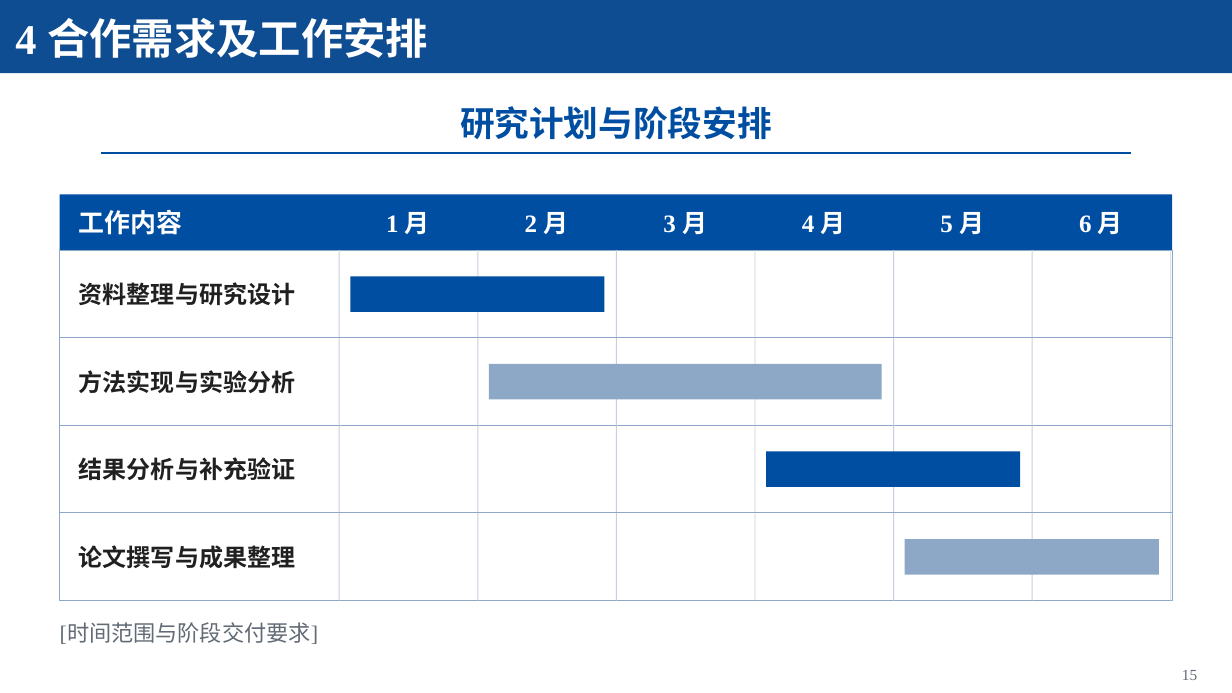
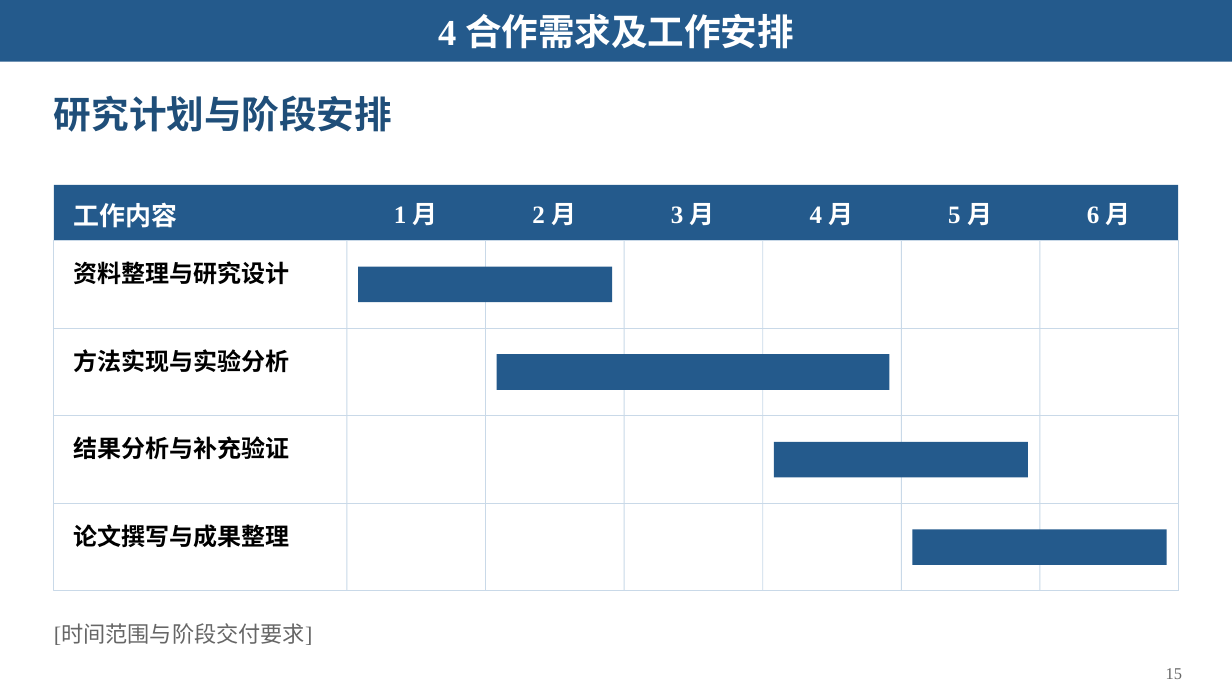
Before and after one commit to Starxy/skills, a slide deck: slide 15 of skills/ppt-craft/assets/academic-blue-template.pptx. Drawn at 1232x693 pixels with LibreOffice and Linux fonts; fonts in the diff are those of the drawing. Boxes give left, top, right and bottom in pixels: in the first picture for what was removed or moved away, otherwise in the second. Text is boxed around its words. In the diff, an @@ line names an element or a change of style, - is before the commit and + after.

```diff
--- a/skills/ppt-craft/assets/academic-blue-template.pptx
+++ b/skills/ppt-craft/assets/academic-blue-template.pptx
@@ rectangle: place and size @@
-rectangle at (0, 0, 1232, 73)
+rectangle at (0, 0, 1232, 62)
@@ rectangle at (0, 0, 1232, 62): fill #0F4D92 to #245A8C @@
@@ text "4 合作需求及工作安排": place and size @@
-text "4 合作需求及工作安排" at (15, 18, 428, 58)
+text "4 合作需求及工作安排" at (438, 14, 794, 49)
@@ text "4 合作需求及工作安排" at (438, 14, 794, 49): size 33 to 28.5 pt; alignment left to centre @@
@@ title "研究计划与阶段安排": place and size @@
-title "研究计划与阶段安排" at (460, 106, 772, 139)
+title "研究计划与阶段安排" at (54, 95, 392, 132)
@@ title "研究计划与阶段安排" at (54, 95, 392, 132): size 27 to 29.2 pt, text colour #004EA1 to #1F4E79; alignment centre to left @@
@@ rectangle removed at (101, 152, 1131, 154) @@
@@ rectangle: place and size @@
-rectangle at (60, 194, 1173, 250)
+rectangle at (54, 185, 1178, 240)
@@ line spacing 1 to 1.15; vertical alignment middle to top in 7 elements at (73, 202, 177, 228), (394, 203, 438, 225), (532, 203, 576, 225), (671, 203, 715, 225), (810, 203, 853, 225), (948, 203, 992, 225), (1087, 203, 1131, 225) @@
@@ outline #8CA8C6 0.75 pt to #C9D9E8 0.75 pt in 4 elements at (54, 416, 1178, 504), (54, 504, 1178, 592), (54, 328, 1178, 416), (54, 240, 1178, 328) @@
@@ rectangle: place and size @@
-rectangle at (60, 250, 1173, 338)
+rectangle at (54, 240, 1178, 328)
@@ 16 rectangles, 3 texts: place and size @@
-16 rectangles, 3 texts at (478, 212, 1172, 601)
+16 rectangles, 3 texts at (485, 203, 1179, 592)
@@ fill #C5D0DC to #C9D9E8 in 28 elements at (347, 416, 348, 504), (485, 416, 486, 504), (624, 416, 625, 504), (762, 416, 763, 504), (901, 416, 902, 504), (1040, 416, 1041, 504), (1178, 416, 1179, 504), (762, 504, 763, 592), (901, 504, 902, 592), (1040, 504, 1041, 592), (1178, 504, 1179, 592), (347, 504, 348, 592), (485, 504, 486, 592), (624, 504, 625, 592), (347, 328, 348, 416), (485, 328, 486, 416), (624, 328, 625, 416), (762, 328, 763, 416), (901, 328, 902, 416), (1040, 328, 1041, 416), (1178, 328, 1179, 416), (347, 240, 348, 328), (485, 240, 486, 328), (624, 240, 625, 328), (762, 240, 763, 328), (901, 240, 902, 328), (1040, 240, 1041, 328), (1178, 240, 1179, 328) @@
@@ rectangle: place and size @@
-rectangle at (60, 338, 1173, 426)
+rectangle at (54, 328, 1178, 416)
@@ rectangle at (497, 354, 890, 390): fill #8CA8C6 to #245A8C @@
@@ rectangle: place and size @@
-rectangle at (60, 425, 1173, 513)
+rectangle at (54, 416, 1178, 504)
@@ 16 rectangles, 3 texts: place and size @@
-16 rectangles, 3 texts at (339, 212, 1159, 601)
+16 rectangles, 3 texts at (347, 203, 1167, 592)
@@ fill #004EA1 to #245A8C in 3 elements at (54, 185, 1178, 240), (359, 267, 613, 303), (775, 442, 1029, 478) @@
@@ rectangle: place and size @@
-rectangle at (60, 513, 1173, 601)
+rectangle at (54, 504, 1178, 592)
@@ 5 texts: place and size @@
-5 texts at (79, 209, 295, 568)
+5 texts at (73, 202, 289, 547)
@@ text colour #202020 to #000000; line spacing 1 to 1.15; vertical alignment middle to top in 4 elements at (73, 261, 289, 284), (73, 349, 289, 372), (73, 436, 289, 459), (73, 524, 289, 547) @@
@@ rectangle at (913, 530, 1167, 566): fill #8CA8C6 to #245A8C @@
@@ text "[时间范围与阶段交付要求]" at (54, 624, 313, 645): text colour #626B75 to #666666; line spacing 1 to 1.15; vertical alignment middle to top @@
@@ text "15" at (1166, 668, 1182, 679): size 12 to 12.8 pt, text colour #626B75 to #666666; line spacing 1 to 1.15; vertical alignment middle to top @@
```
Also in this commit, not shown: 14 other slides changed, 1 slide added, 1 slide removed, 5 other files.
